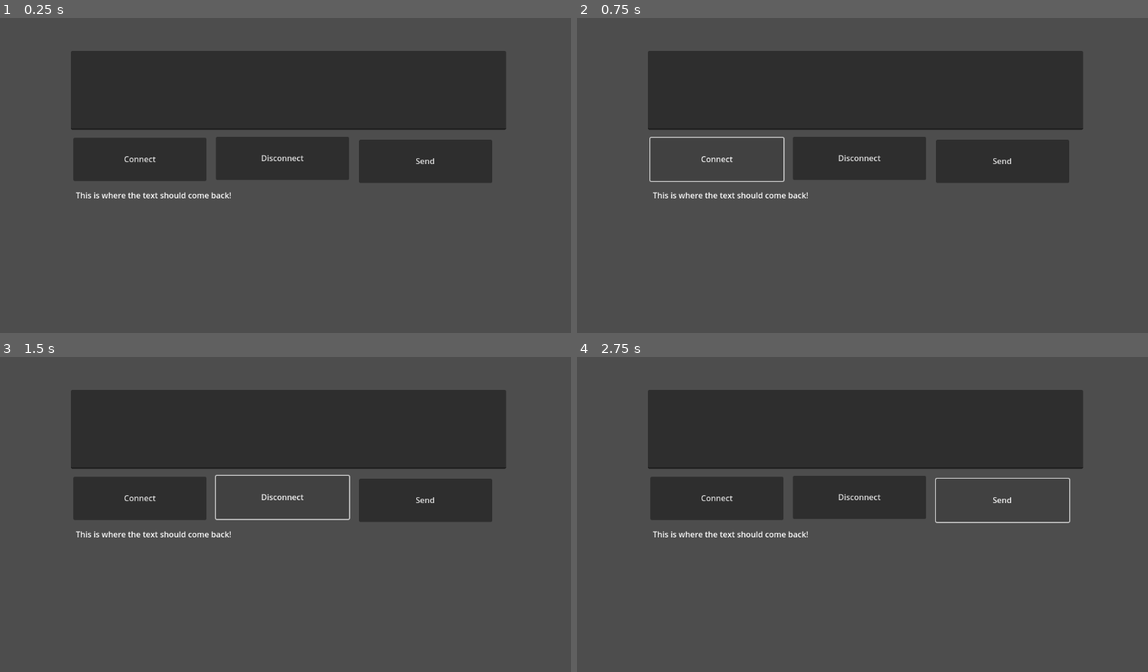
Above: before the commit, frames 1-4 (two rows, left to right).
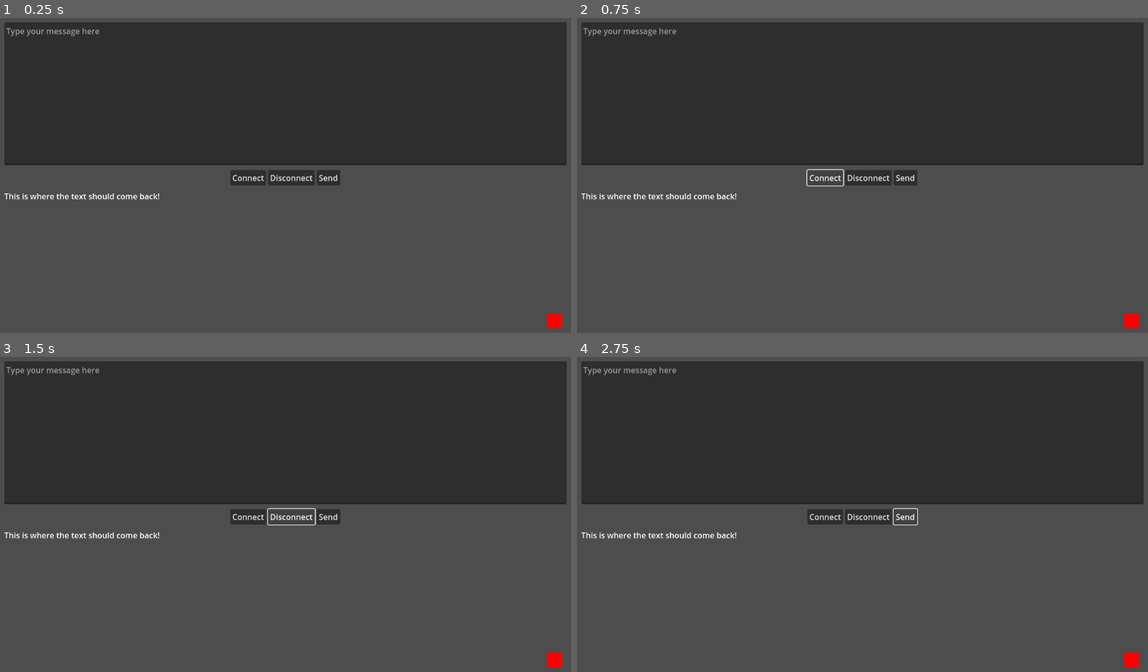
Above: after the commit, the same moments.

Repository: CheersLoveDani/godot-tcp-client
Game: Godot game, scene res://main.tscn
Same seed, same stepped clock (60 frames per second), same inputs: the game is played once before the commit and once after it.
Inputs:
- Up to frame 1 (0.25 s): no input
- Up to frame 2 (0.75 s): click "Connect" at 0.5 s
- Up to frame 3 (1.5 s): click "Disconnect" at 1.25 s
- Up to frame 4 (2.75 s): click "Send" at 2 s

The runs differ from the first frame. In frame 1, 23% of the frame differs, in the area x 0-100%, y 1-99%; in frame 2, 22%; in frame 3, 23%; in frame 4, 22%.

Commit message:
connect and send a message, disconnects after which is a bug

Diff:
--- /dev/null
+++ b/tcp-client-test/main.gd
@@ -0,0 +1,107 @@
+extends Control
+
+
+# Declare the TCP client object
+var tcp_client: StreamPeerTCP
+var connecting = false
+var connected = false
+
+@onready var status_indicator = $ColorRect
+
+var message_text = ""
+
+func _ready():
+	status_indicator.color = Color(1, 0, 0)
+
+
+func connect_to_server():
+	# Initialize the TCP client
+	if connected:
+		print("Already connected to the server.")
+		return
+
+	tcp_client = StreamPeerTCP.new()
+
+	# Attempt to connect to the server (IP and port)
+	var connection_status = tcp_client.connect_to_host("127.0.0.1", 8080)
+	var timeout = 20
+	print("Connection status: ", connection_status)
+	while connection_status == OK && tcp_client.get_status() == StreamPeerTCP.STATUS_CONNECTING && timeout > 0:
+		await get_tree().create_timer(1).timeout
+		timeout -= 1
+		print("Connecting... ", timeout)
+		connecting = true
+
+	if timeout == 0:
+		print("Connection timed out.")
+		connecting = false
+		connected = false
+		return
+
+
+	if connection_status == OK:
+		print("Connected to the server.")
+		connected = true
+	else:
+		print("Failed to connect to the server.")
+
+# Function to send a message_text to the server
+func send_message(message: String):
+	if connected:
+		# Convert the message_text to bytes and send it
+		var bytes = message.to_utf8_buffer()
+		# print("bytes: ", bytes)
+		var sent = tcp_client.put_data(bytes)
+		# print("Sent: ", sent)
+		if sent == OK:
+			print("Message sent: ", message)
+		else:
+			print("Failed to send message.")
+	else:
+		print("Not connected to the server.")
+
+# Function to receive the response from the server
+func receive_response():
+	if connected:
+		# Check how many bytes are available to read
+		var available = tcp_client.get_available_bytes()
+		if available > 0:
+			# Read the response from the server
+			var received_data = tcp_client.get_data(available)
+			if received_data.size() > 0 && received_data[0] == 0:
+				var data_string = received_data[1].get_string_from_utf8()
+				var response = String(data_string)
+				print("Received response: ", response)
+			else:
+				print("No data received.")
+		# else:
+		# 	print("No available bytes to read.")
+
+# Called every frame to keep the connection alive and receive data
+func _process(delta):
+	if connecting || connected:
+		tcp_client.poll()
+		var result = tcp_client.get_status()
+		if result == StreamPeerTCP.STATUS_CONNECTING:
+			status_indicator.color = Color(1, 1, 0) # Yellow
+		elif result == StreamPeerTCP.STATUS_CONNECTED:
+			status_indicator.color = Color(0, 1, 0) # Green
+		elif result == StreamPeerTCP.STATUS_ERROR or result == StreamPeerTCP.STATUS_NONE:
+			status_indicator.color = Color(1, 0, 0) # Red
+
+		if result == StreamPeerTCP.STATUS_ERROR or result == StreamPeerTCP.STATUS_NONE:
+			print("Disconnected from server.")
+			connected = false
+			connecting = false
+		else:
+			receive_response()
+
+func _on_connect_button_pressed():
+	connect_to_server()
+
+func _on_text_edit_text_changed():
+	message_text = get_node("MarginContainer/VBoxContainer/TextEdit").text
+
+
+func _on_send_button_pressed():
+	send_message(message_text)
--- a/tcp-client-test/main.tscn
+++ b/tcp-client-test/main.tscn
@@ -1,4 +1,6 @@
-[gd_scene format=3 uid="uid://0p0ayo3nmylc"]
+[gd_scene load_steps=2 format=3 uid="uid://0p0ayo3nmylc"]
+
+[ext_resource type="Script" path="res://main.gd" id="1_nn3wb"]
 
 [node name="Control" type="Control"]
 layout_mode = 3
@@ -7,57 +9,65 @@
 anchor_bottom = 1.0
 grow_horizontal = 2
 grow_vertical = 2
+script = ExtResource("1_nn3wb")
 
-[node name="TextEdit" type="TextEdit" parent="."]
+[node name="MarginContainer" type="MarginContainer" parent="."]
 layout_mode = 1
-anchors_preset = -1
-anchor_right = 0.997
+anchors_preset = 15
+anchor_right = 1.0
 anchor_bottom = 1.0
-offset_left = 144.0
-offset_top = 68.0
-offset_right = -128.544
-offset_bottom = -421.0
+grow_horizontal = 2
+grow_vertical = 2
+theme_override_constants/margin_left = 10
+theme_override_constants/margin_top = 10
+theme_override_constants/margin_right = 10
+theme_override_constants/margin_bottom = 10
 
-[node name="Button" type="Button" parent="."]
-layout_mode = 1
-anchors_preset = -1
-anchor_right = 1.0
-anchor_bottom = 1.972
-offset_left = 149.0
-offset_top = 243.0
-offset_right = -735.0
-offset_bottom = -947.856
+[node name="VBoxContainer" type="VBoxContainer" parent="MarginContainer"]
+layout_mode = 2
+theme_override_constants/separation = 10
+
+[node name="TextEdit" type="TextEdit" parent="MarginContainer/VBoxContainer"]
+layout_mode = 2
+size_flags_vertical = 3
+placeholder_text = "Type your message here"
+wrap_mode = 1
+
+[node name="HBoxContainer" type="HBoxContainer" parent="MarginContainer/VBoxContainer"]
+layout_mode = 2
+size_flags_horizontal = 4
+
+[node name="ConnectButton" type="Button" parent="MarginContainer/VBoxContainer/HBoxContainer"]
+layout_mode = 2
 text = "Connect"
 
-[node name="Button2" type="Button" parent="."]
-layout_mode = 1
-anchors_preset = -1
-anchor_right = 1.0
-anchor_bottom = 1.972
-offset_left = 436.0
-offset_top = 241.0
-offset_right = -448.0
-offset_bottom = -949.856
+[node name="DisconnectButton" type="Button" parent="MarginContainer/VBoxContainer/HBoxContainer"]
+layout_mode = 2
 text = "Disconnect"
 
-[node name="Button3" type="Button" parent="."]
-layout_mode = 1
-anchors_preset = -1
-anchor_right = 1.0
-anchor_bottom = 1.972
-offset_left = 724.0
-offset_top = 247.0
-offset_right = -160.0
-offset_bottom = -943.856
+[node name="SendButton" type="Button" parent="MarginContainer/VBoxContainer/HBoxContainer"]
+layout_mode = 2
 text = "Send"
 
-[node name="RichTextLabel" type="RichTextLabel" parent="."]
+[node name="RichTextLabel" type="RichTextLabel" parent="MarginContainer/VBoxContainer"]
+layout_mode = 2
+size_flags_vertical = 3
+text = "This is where the text should come back!"
+
+[node name="ColorRect" type="ColorRect" parent="."]
 layout_mode = 1
-anchors_preset = -1
+anchors_preset = 3
+anchor_left = 1.0
+anchor_top = 1.0
 anchor_right = 1.0
 anchor_bottom = 1.0
-offset_left = 154.0
-offset_top = 347.0
-offset_right = -138.0
-offset_bottom = -131.0
-text = "This is where the text should come back!"
+offset_left = -49.0
+offset_top = -51.0
+offset_right = -19.0
+offset_bottom = -21.0
+grow_horizontal = 0
+grow_vertical = 0
+
+[connection signal="text_changed" from="MarginContainer/VBoxContainer/TextEdit" to="." method="_on_text_edit_text_changed"]
+[connection signal="pressed" from="MarginContainer/VBoxContainer/HBoxContainer/ConnectButton" to="." method="_on_connect_button_pressed"]
+[connection signal="pressed" from="MarginContainer/VBoxContainer/HBoxContainer/SendButton" to="." method="_on_send_button_pressed"]
--- a/tcp-client-test/project.godot
+++ b/tcp-client-test/project.godot
@@ -15,6 +15,11 @@
 config/features=PackedStringArray("4.3", "GL Compatibility")
 config/icon="res://icon.svg"
 
+[editor]
+
+version_control/plugin_name="GitPlugin"
+version_control/autoload_on_startup=true
+
 [rendering]
 
 renderer/rendering_method="gl_compatibility"
Not shown, added: tcp-client-test/addons/godot-git-plugin/plugin.cfg
Not shown, added: tcp-client-test/addons/godot-git-plugin/LICENSE
Not shown, added: tcp-client-test/addons/godot-git-plugin/THIRDPARTY.md
Not shown, added: tcp-client-test/addons/godot-git-plugin/git_plugin.gdextension
Not shown, added: tcp-client-test/addons/godot-git-plugin/linux/libgit_plugin.linux.editor.x86_64.so
Not shown, added: tcp-client-test/addons/godot-git-plugin/macos/libgit_plugin.macos.editor.universal.dylib
Not shown, added: tcp-client-test/addons/godot-git-plugin/win64/libgit_plugin.windows.editor.x86_64.dll
Not shown, added: tcp-client-test/addons/godot-git-plugin/win64/libgit_plugin.windows.editor.x86_64.exp
Not shown, added: tcp-client-test/addons/godot-git-plugin/win64/libgit_plugin.windows.editor.x86_64.lib
Not shown, added: tcp-client-test/addons/godot-git-plugin/win64/~libgit_plugin.windows.editor.x86_64.dll
